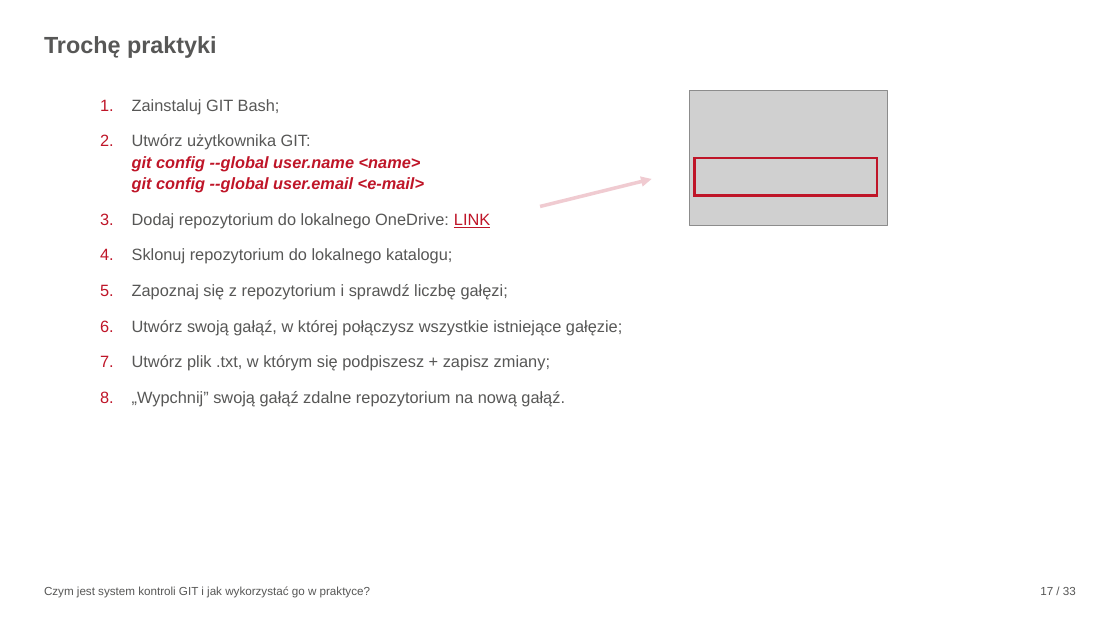
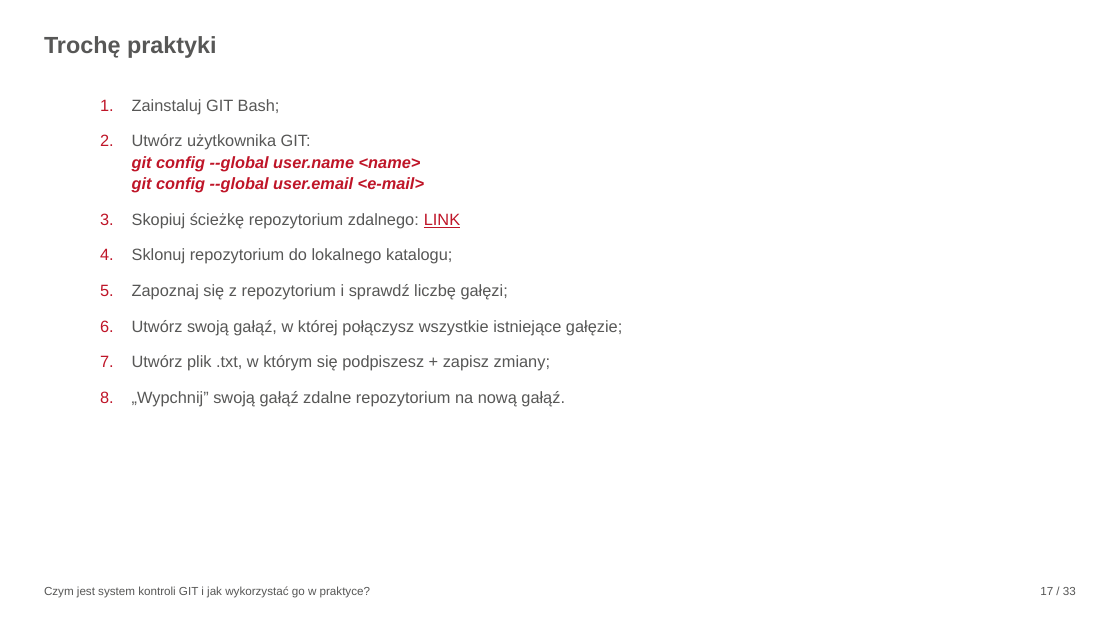
Before and after one commit to KrystynaKan/szkolenie_git, a slide deck: slide 17 of GIT-prezentacja.pptx. Drawn at 1120x630 pixels with LibreOffice and Linux fonts; fonts in the diff are those of the drawing; grey boxes stand for pictures; background and template pictures are left out. Boxes give left, top, right and bottom in pixels: in the first picture for what was removed or moved away, otherwise in the second. Text is boxed around its words. In the diff, an @@ line names an element or a change of style, - is before the commit and + after.

```diff
--- a/GIT-prezentacja.pptx
+++ b/GIT-prezentacja.pptx
@@ picture removed at (690,91,888,226) @@
@@ arrow removed from (540, 207) to (652, 179) @@
@@ rectangle removed at (695,158,877,196) @@
@@ text at (132,213,460,229): text changed @@
-3. Dodaj repozytorium do lokalnego OneDrive: LINK
+3. Skopiuj ścieżkę repozytorium zdalnego: LINK
```
Also in this commit, not shown: 15 other slides changed, 2 other files.
